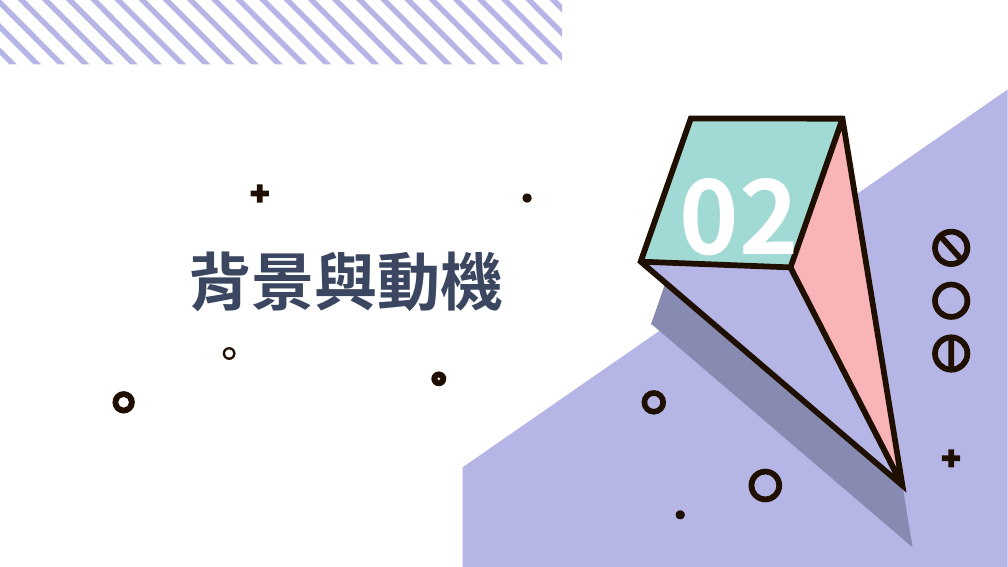
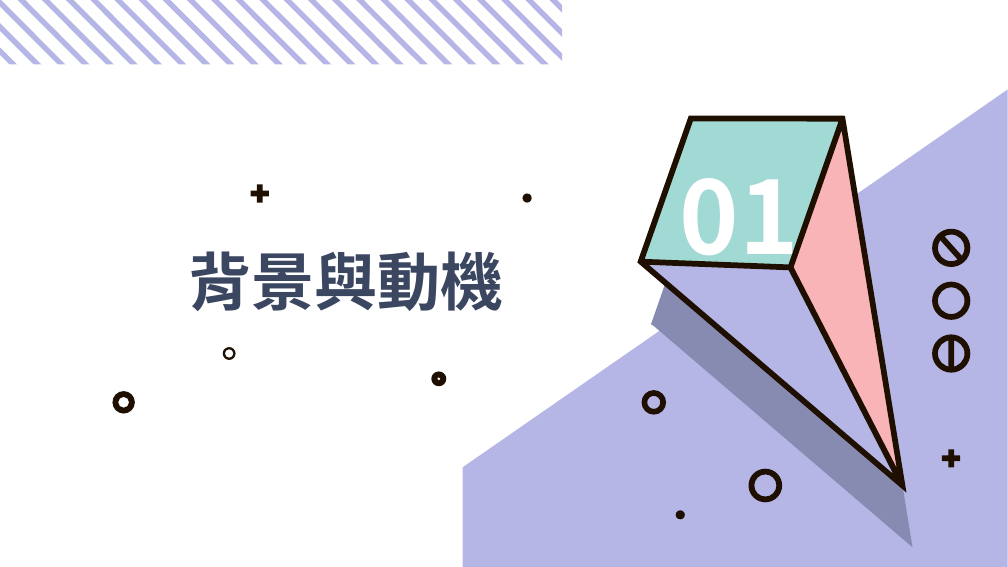
Before and after one commit to Case109504/case109504, a slide deck: slide 3 of 二評文件/109504二評簡報.pptx (slide 5 before the commit). Drawn at 1008x567 pixels with LibreOffice and Linux fonts; fonts in the diff are those of the drawing. Boxes give left, top, right and bottom in pixels: in the first picture for what was removed or moved away, otherwise in the second. Text is boxed around its words. In the diff, an @@ line names an element or a change of style, - is before the commit and + after.

```diff
--- a/二評文件/109504二評簡報.pptx
+++ b/二評文件/109504二評簡報.pptx
@@ text at [680, 151, 799, 279]: text changed @@
-02
+01
```
Also in this commit, not shown: 7 other slides changed, 8 slides added, 3 slides removed.
